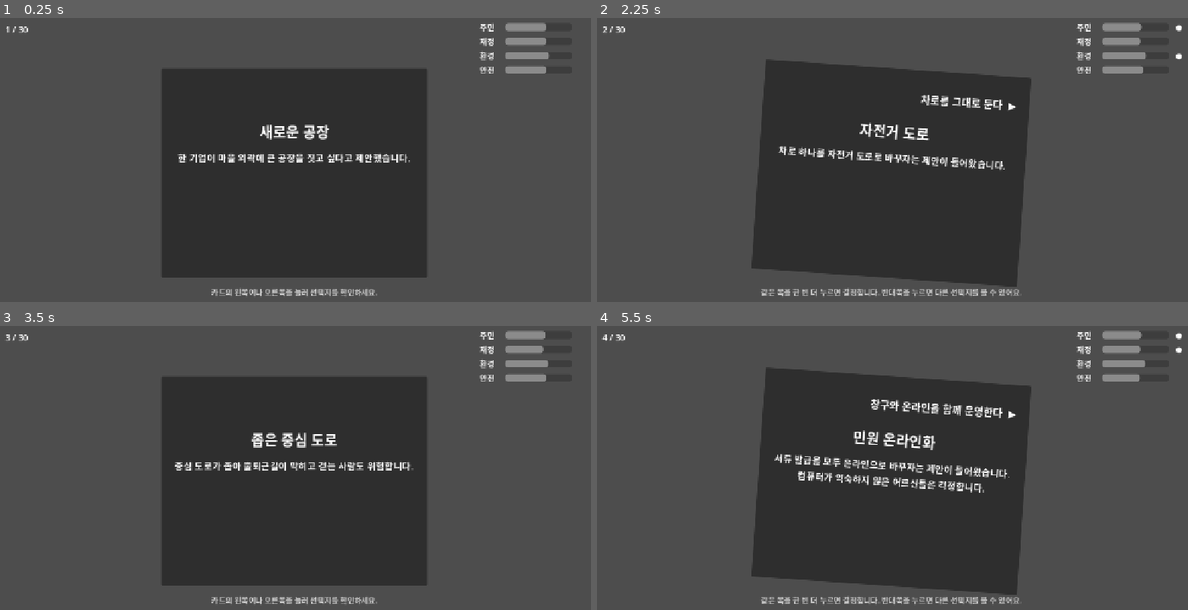
Above: before the commit, frames 1-4 (two rows, left to right).
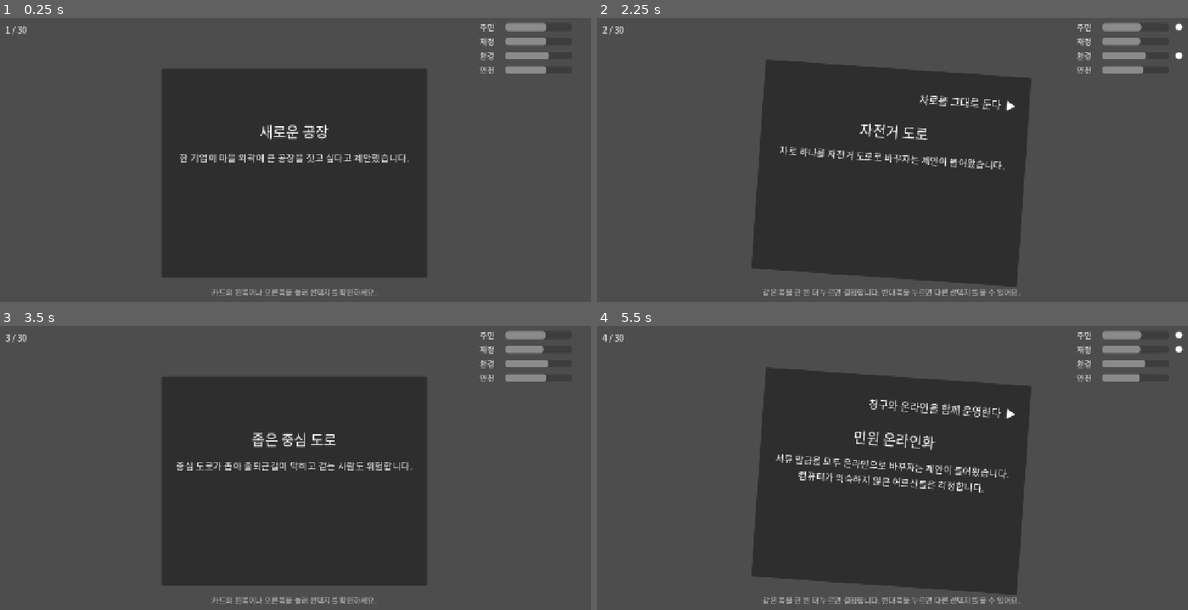
Above: after the commit, the same moments.

Repository: Erinis4522/school
Game: Godot game, scene res://village_sim/scenes/main/main.tscn
Same seed, same stepped clock (60 frames per second), same inputs: the game is played once before the commit and once after it.
Inputs (mouse positions are in pixels of both pictures, inside the frame that each line leads up to):
- Up to frame 1 (0.25 s): no input
- Up to frame 2 (2.25 s): tap Enter (ui_accept) at 0.5, 0.77, 1.25, 1.52, 2 s; hold Right (ui_right) 0.53-1.28 s; click (892, 182) at 0.67 s; move the mouse to (768, 199) at 1.27 s; hold Left (ui_left) 1.28-2.03 s; move the mouse to (951, 108) at 2.02 s; hold Right (ui_right) from 2.03 s (still down)
- Up to frame 3 (3.5 s): keep holding Right (ui_right); tap Enter (ui_accept) at 2.75, 3.02 s; move the mouse to (265, 558) at 2.77 s; click (265, 558) at 2.92 s
- Up to frame 4 (5.5 s): tap Enter (ui_accept) at 3.5, 3.77, 4.25, 4.52 s; move the mouse to (1075, 541) at 3.52 s; release Right (ui_right) at 3.53 s; hold Left (ui_left) from 3.53 s (still down); move the mouse to (709, 439) at 4.27 s; move the mouse to (922, 490) at 5.02 s; click (922, 490) at 5.17 s

The runs differ from the first frame. In frame 1, 1.4% of the frame differs, in the area x 1-84%, y 2-98%; in frame 2, 1.9%; in frame 3, 1.4%; in frame 4, 2.8%, in the area x 1-100%, y 1-98%.

Commit message:
웹 버전 추가 (GitHub Pages)
- 웹 내보내기 설정 추가 (스레드 미사용 방식, GitHub Pages에서 그대로 동작)
- 한글 글꼴 Noto Sans KR(OFL)을 게임 기본 글꼴로 지정: 브라우저에서도 한글 표시
- publish_web.ps1: 데이터 검사 → 웹 버전 만들기 → gh-pages 브랜치에 올리기
- README에 웹 플레이 링크와 올리는 방법 추가

Co-Authored-By: Claude Opus 5.5 <noreply@anthropic.com>

Diff:
--- a/village_game/project.godot
+++ b/village_game/project.godot
@@ -25,6 +25,10 @@
 window/stretch/mode="canvas_items"
 window/stretch/aspect="expand"
 
+[gui]
+
+theme/custom_font="res://village_sim/assets/fonts/NotoSansKR-Regular.otf"
+
 [rendering]
 
 renderer/rendering_method="gl_compatibility"
Not shown, changed: village_game/export_presets.cfg
Binary file added: village_game/village_sim/assets/fonts/NotoSansKR-Regular.otf
Not shown, added: village_game/village_sim/assets/fonts/NotoSansKR-Regular.otf.import
Not shown, added: village_game/village_sim/assets/fonts/OFL.txt
Not shown, changed: README.md
Not shown, added: village_game/publish_web.ps1
Not shown, changed: village_game/village_sim/README.md
